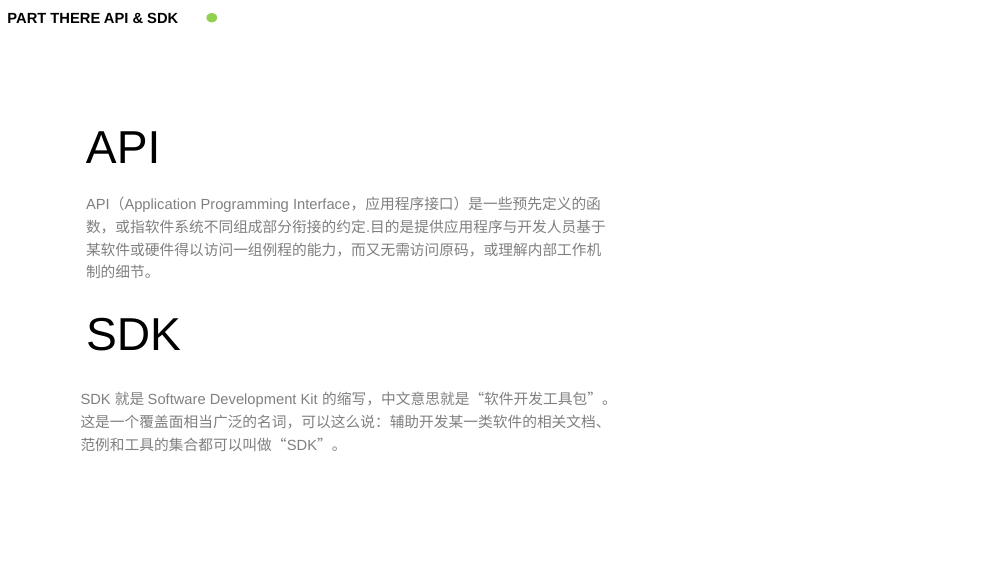
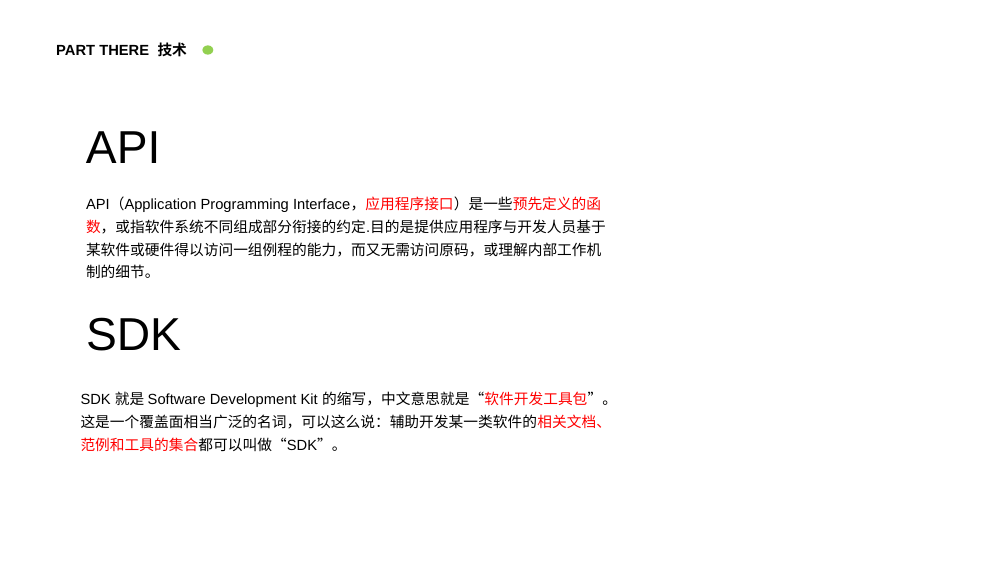
Before and after one commit to ShuoyuGong/Tool, a slide deck: slide 11 of Everything（TOOLS）.pptx. Drawn at 1008x567 pixels with LibreOffice and Linux fonts; fonts in the diff are those of the drawing; background and template pictures are left out. Boxes give left, top, right and bottom in pixels: in the first picture for what was removed or moved away, otherwise in the second. Text is boxed around its words. In the diff, an @@ line names an element or a change of style, - is before the commit and + after.

```diff
--- a/Everything（TOOLS）.pptx
+++ b/Everything（TOOLS）.pptx
@@ text at [56, 42, 187, 57]: text changed @@
-PART THERE API & SDK
+PART THERE 技术
@@ ellipse: place and size @@
-ellipse at [206, 13, 217, 22]
+ellipse at [203, 45, 213, 54]
@@ text "API（Application Programming Interface，应用程序接口）是一些预先定义的函数，或指软件 ..." at [86, 197, 606, 278]: text colour #808080 to #000000 in "API（Application Programming Interface，应用程序接口）是一些预先定义的函数，或指软件 ..."; text colour #808080 to #FF0000 in "Interface，应用程序接口）是一些预先定义的函数，或指软件系统不同组成部分衔接的约定.目的是提供应用程序与开发人员 ..." @@
@@ text "SDK 就是 Software Development Kit ..." at [81, 391, 617, 451]: text colour #808080 to #000000 in "SDK 就是 Software Development Kit 的缩写，中文意思就是“软件开发工具包”。这是一个覆盖面相 ..."; text colour #808080 to #FF0000 in "的缩写，中文意思就是“软件开发工具包”。这是一个覆盖面相当广泛的名词，可以这么说：辅助开发某一类软件的相关文档、范例和工 ..." @@
```
Also in this commit, not shown: 8 other slides changed, 20 other files.
